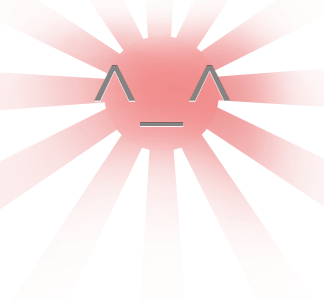
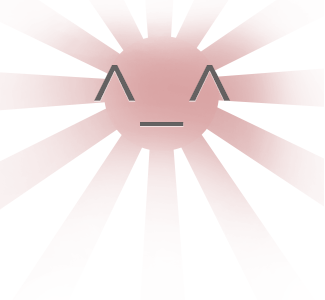
Layer changes from the first w=325, h=300 image to the second:
pixels changed over bbox(0, 9, 324, 235) (layer not identified)
